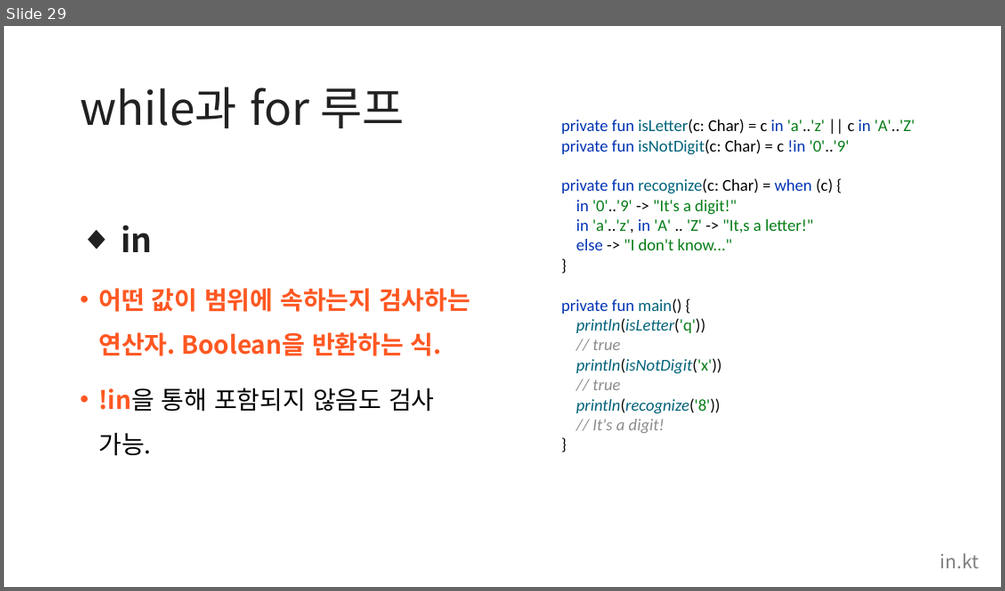
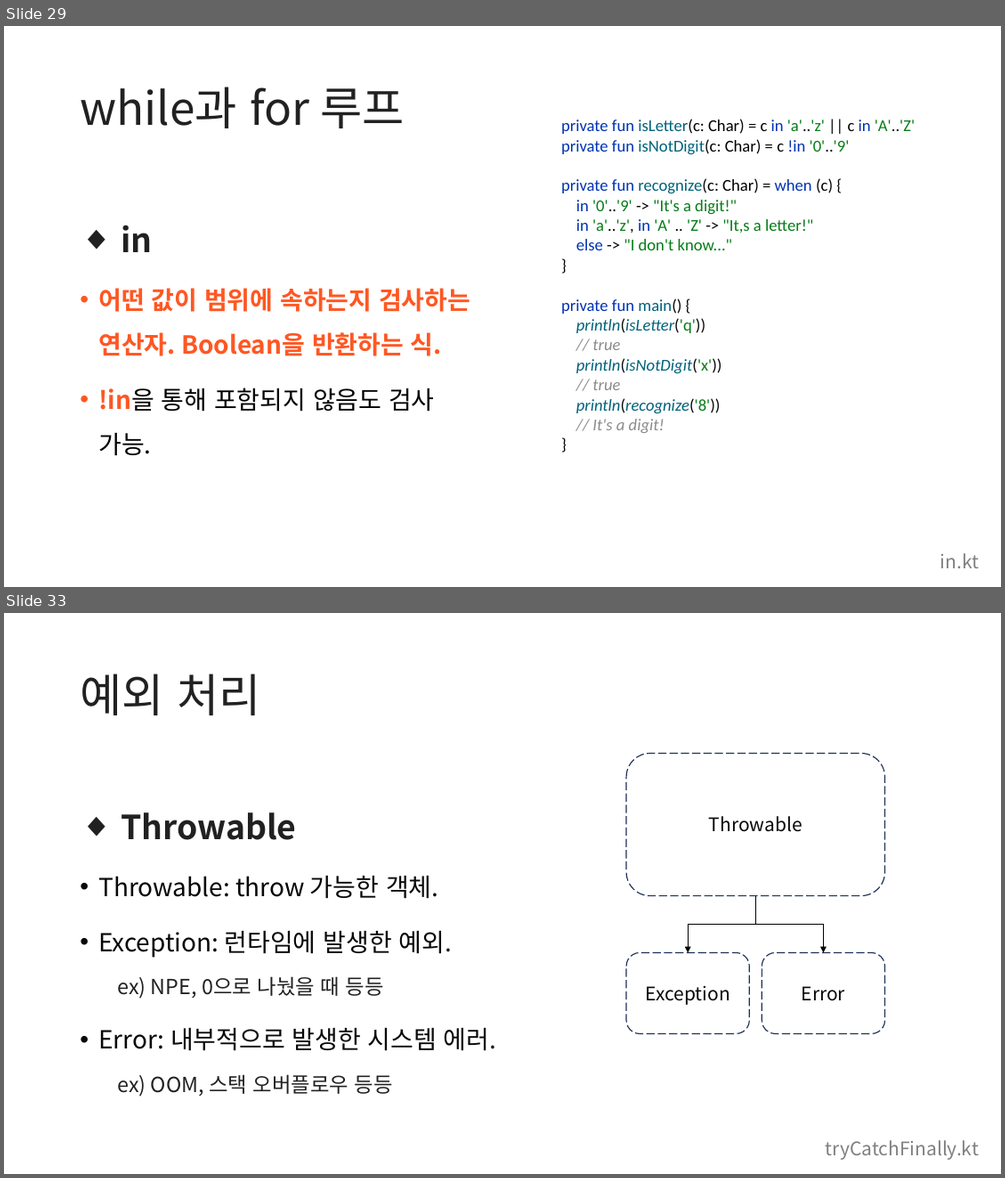
Before and after one commit to kotlin-study-2026/kotlin-study-archive, a slide deck: week03/2장.pptx. Shown one above the other, each under a label of ours: slide 29 before the commit, slides 29 and 33 after it; the slides between them are not shown. The pictures are 1005x591 and 1005x1178 pixels, drawn with LibreOffice and Linux fonts; fonts in the diff are those of the drawing. Boxes give left, top, right and bottom in pixels: in the first picture for what was removed or moved away, otherwise in the second. Text is boxed around its words. In the diff, an @@ line names an element or a change of style, - is before the commit and + after.

```diff
--- a/week03/2장.pptx
+++ b/week03/2장.pptx
@@ slide 33 added at [4,613,1001,1174], background #FFFFFF @@
@@ title added at [80,674,260,715], 44 pt, text #212121 @@
+예외 처리
@@ text added at [98,812,496,1096], 24 pt, text #080808 @@
+◆ Throwable
+• Throwable: throw 가능한 객체.
+• Exception: 런타임에 발생한 예외.
+  ex) NPE, 0으로 나눴을 때 등등
+• Error: 내부적으로 발생한 시스템 에러.
+  ex) OOM, 스택 오버플로우 등등
@@ group added at [626,754,886,1033]: 3 rounded rectangles, 2 elbow arrows @@
+Throwable
+Exception
+Error
@@ text added at [825,1140,979,1159], 18 pt, text #808080 @@
+tryCatchFinally.kt
```
Also in this commit, not shown: 3 slides changed, 1 other slide added, 1 other file.
